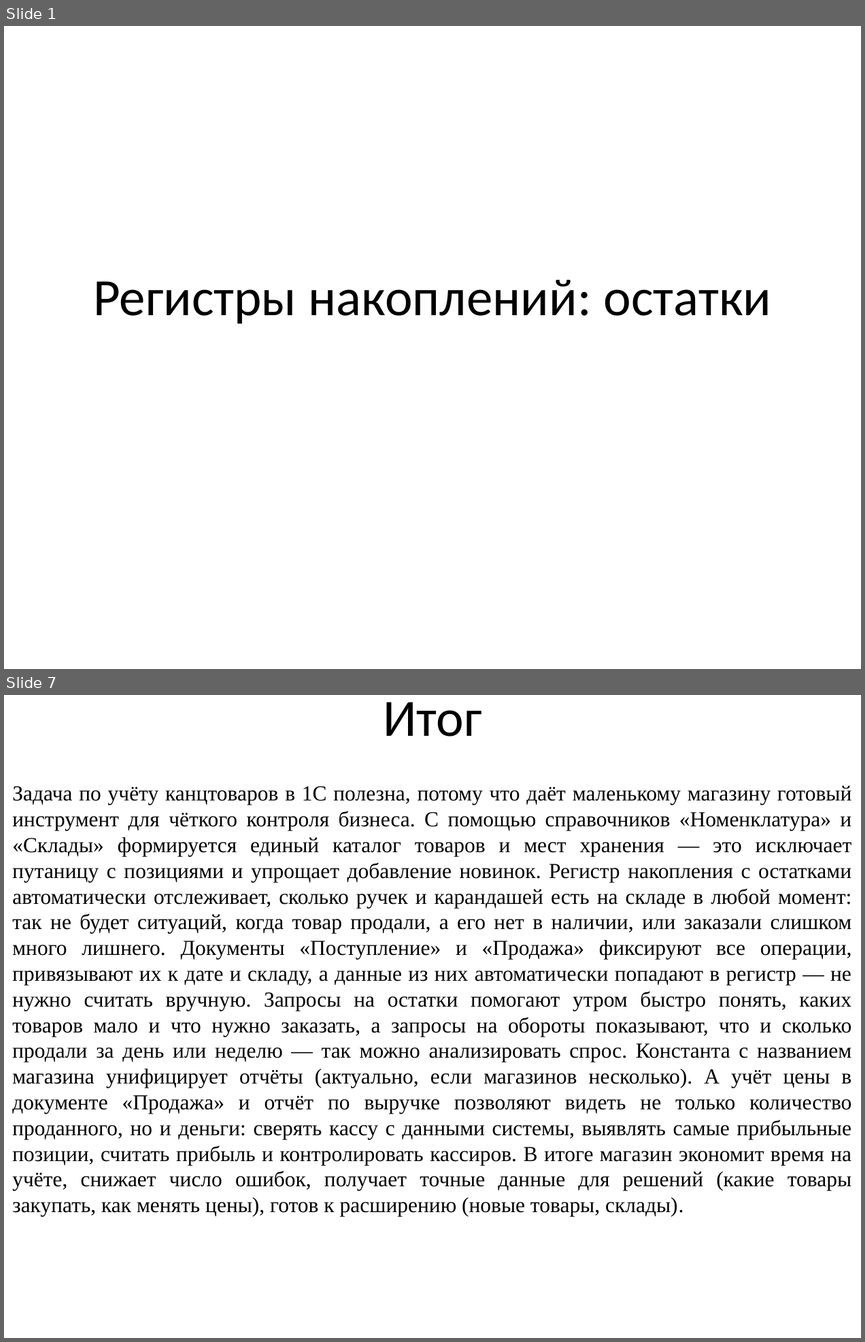
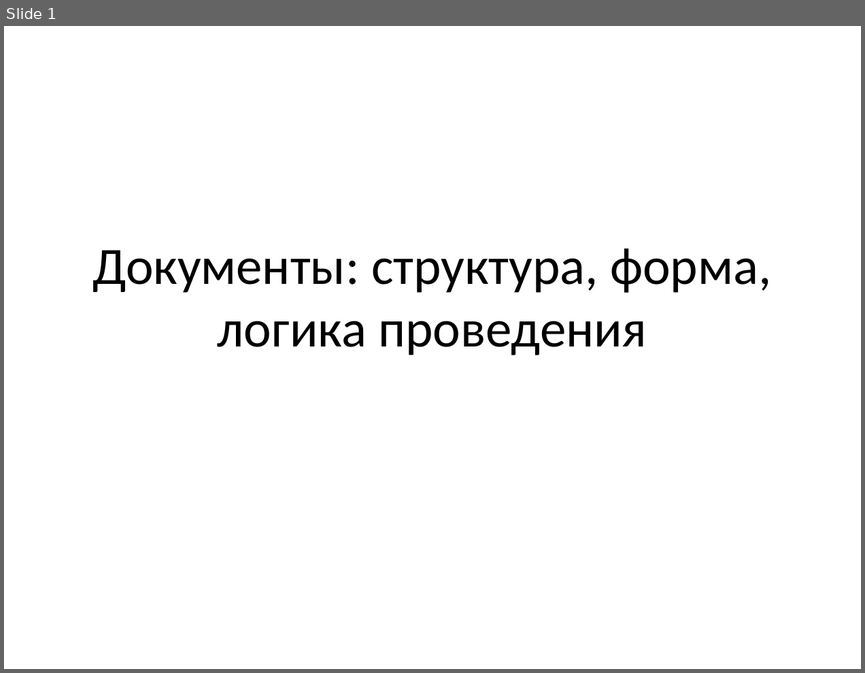
Before and after one commit to mbdatateach/site, a slide deck: 4ис/практика 4.pptx. Shown one above the other, each under a label of ours: slides 1 and 7 before the commit, slide 1 after it; the slides between them are not shown. The pictures are 865x1342 and 865x673 pixels, drawn with LibreOffice and Linux fonts; fonts in the diff are those of the drawing. Boxes give left, top, right and bottom in pixels: in the first picture for what was removed or moved away, otherwise in the second. Text is boxed around its words. In the diff, an @@ line names an element or a change of style, - is before the commit and + after.

```diff
--- a/4ис/практика 4.pptx
+++ b/4ис/практика 4.pptx
@@ slide 7 removed at (4,695,861,1338), background #FFFFFF @@
@@ title removed at (383,702,481,736) @@
-Итог
@@ text removed at (12,785,852,1217) @@
-Задача по учёту канцтоваров в 1С полезна, потому что даёт маленькому магазину готовый инструмент для чёткого контроля бизнеса. С помощью справочников «Номенклатура» и «Склады» формируется единый каталог товаров и мест хранения — это исключает путаницу с позициями и упрощает добавление новинок. Регистр накопления с остатками автоматически отслеживает, сколько ручек и карандашей есть на складе в любой момент: так не будет ситуаций, когда товар продали, а его нет в наличии, или заказали слишком много лишнего. Документы «Поступление» и «Продажа» фиксируют все операции, привязывают их к дате и складу, а данные из них автоматически попадают в регистр — не нужно считать вручную. Запросы на остатки помогают утром быстро понять, каких товаров мало и что нужно заказать, а запросы на обороты показывают, что и сколько продали за день или неделю — так можно анализировать спрос. Константа с названием магазина унифицирует отчёты (актуально, если магазинов несколько). А учёт цены в документе «Продажа» и отчёт по выручке позволяют видеть не только количество проданного, но и деньги: сверять кассу с данными системы, выявлять самые прибыльные позиции, считать прибыль и контролировать кассиров. В итоге магазин экономит время на учёте, снижает число ошибок, получает точные данные для решений (какие товары закупать, как менять цены), готов к расширению (новые товары, склады).
@@ slide 1 changed as well @@
@@ title at (92,248,771,355): text changed @@
-Регистры накоплений: остатки
+Документы: структура, форма, логика проведения
```
Also in this commit, not shown: 6 slides added, 5 other slides removed, 30 other files.
